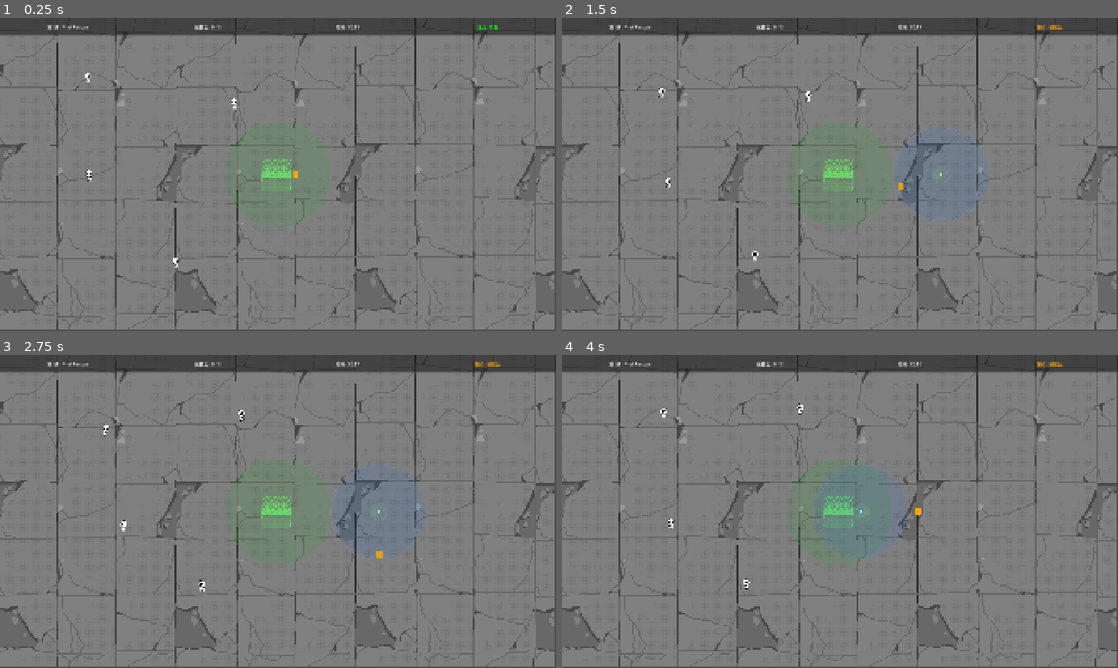
Above: before the commit, frames 1-4 (two rows, left to right).
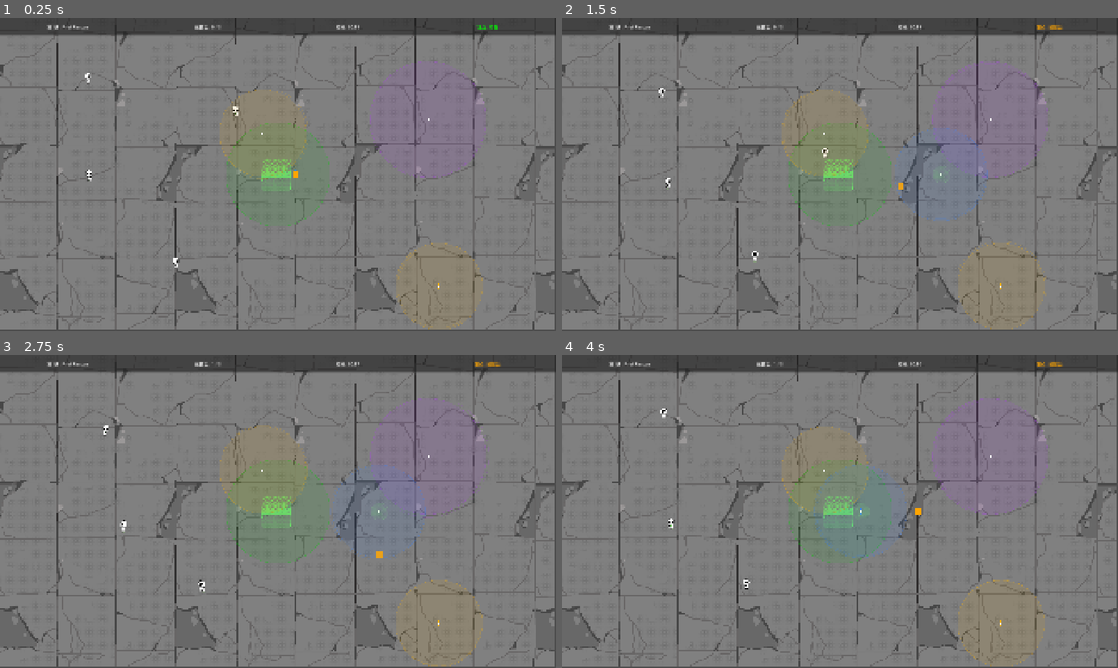
Above: after the commit, the same moments.

Repository: kunk70352-png/Safe-Anchor
Game: Godot game, scene res://src/main/main.tscn
Two runs of this game, one before a commit and one after it. Both use one fixed random seed, a clock stepped at 60 frames per second and the inputs below.
Inputs:
- Up to frame 1 (0.25 s): no input
- Up to frame 2 (1.5 s): hold D (move_right) 0.53-1.28 s; tap Space (charge_throw) at 0.6, 1.35 s; hold S (move_down) from 1.28 s (still down)
- Up to frame 3 (2.75 s): release S (move_down) at 2.03 s; hold D (move_right) from 2.03 s (still down); tap Space (charge_throw) at 2.1 s
- Up to frame 4 (4 s): release D (move_right) at 2.78 s; hold W (move_up) 2.78-3.53 s; tap Space (charge_throw) at 2.85, 3.6 s; hold A (move_left) from 3.53 s (still down)

The runs differ from the first frame. In frame 1, 0.3% of the frame differs, in the area x 39-88%, y 13-100%; in frame 2, 0.4%; in frame 3, 0.3%; in frame 4, 0.4%.

Commit message:
新增加速锚点和范围锚点，地图随机生成

Diff:
--- /dev/null
+++ b/resources/new_resource.tres
@@ -0,0 +1,7 @@
+[gd_resource type="Resource" script_class="AnchorData" format=3 uid="uid://cvcnowwtbfxm7"]
+
+[ext_resource type="Script" uid="uid://ccwinpshsmfdo" path="res://resources/anchor_data.gd" id="1_6p7ku"]
+
+[resource]
+script = ExtResource("1_6p7ku")
+metadata/_custom_type_script = "uid://ccwinpshsmfdo"
--- a/src/anchor/anchor.gd
+++ b/src/anchor/anchor.gd
@@ -10,6 +10,7 @@
 	set(value):
 		attraction_radius = value
 		queue_redraw()
+@export var anchor_color: Color = Color(0.2, 0.5, 1.0, 1.0)
 
 var _pulse_time: float = 0.0
 
@@ -31,20 +32,15 @@
 
 
 func _draw() -> void:
-	# 实际范围（与检测半径一致，不随脉冲变化）
-	draw_circle(Vector2.ZERO, attraction_radius, Color(0.0, 0.4, 1.0, 0.10))
-	draw_arc(Vector2.ZERO, attraction_radius, 0, TAU, 64, Color(0.3, 0.6, 1.0, 0.25), 1.5)
+	var c := anchor_color
+	draw_circle(Vector2.ZERO, attraction_radius, Color(c.r, c.g, c.b, 0.10))
+	draw_arc(Vector2.ZERO, attraction_radius, 0, TAU, 64, Color(c.r, c.g, c.b, 0.25), 1.5)
 
-	# 脉冲效果（纯装饰，不影响实际范围）
 	var pulse := 1.0 + sin(_pulse_time * 3.0) * 0.05
 	var glow_r := attraction_radius * pulse
-	draw_arc(Vector2.ZERO, glow_r, _pulse_time * 2.0, _pulse_time * 2.0 + PI, 32, Color(0.5, 0.7, 1.0, 0.15), 2.0)
+	draw_arc(Vector2.ZERO, glow_r, _pulse_time * 2.0, _pulse_time * 2.0 + PI, 32, Color(c.r, c.g, c.b, 0.15), 2.0)
 
-	# 十字标识
 	var cross_size := 10.0
-	var blue := Color(0.2, 0.5, 1.0, 1.0)
-	draw_line(Vector2(-cross_size, 0), Vector2(cross_size, 0), blue, 3.0)
-	draw_line(Vector2(0, -cross_size), Vector2(0, cross_size), blue, 3.0)
-
-	# 中心点
+	draw_line(Vector2(-cross_size, 0), Vector2(cross_size, 0), c, 3.0)
+	draw_line(Vector2(0, -cross_size), Vector2(0, cross_size), c, 3.0)
 	draw_circle(Vector2.ZERO, 4.0, Color.WHITE)
--- /dev/null
+++ b/src/anchor/range_anchor.gd
@@ -0,0 +1,8 @@
+## 范围锚点 — 范围内难民寻路检测距离+60px
+class_name RangeAnchor
+extends Anchor
+
+
+func _ready() -> void:
+	super._ready()
+	anchor_color = Color(0.7, 0.2, 1.0, 1.0)  # 紫色
--- /dev/null
+++ b/src/anchor/range_anchor.tscn
@@ -0,0 +1,7 @@
+[gd_scene format=3 uid="uid://crange1"]
+
+[ext_resource type="Script" path="res://src/anchor/range_anchor.gd" id="1_script"]
+
+[node name="RangeAnchor" type="Node2D" groups=["attraction_sources"]]
+script = ExtResource("1_script")
+attraction_radius = 200.0
--- /dev/null
+++ b/src/anchor/speed_anchor.gd
@@ -0,0 +1,8 @@
+## 加速锚点 — 范围内难民移动速度×1.5
+class_name SpeedAnchor
+extends Anchor
+
+
+func _ready() -> void:
+	super._ready()
+	anchor_color = Color(1.0, 0.7, 0.0, 1.0)  # 黄色
--- /dev/null
+++ b/src/anchor/speed_anchor.tscn
@@ -0,0 +1,7 @@
+[gd_scene format=3 uid="uid://cspeed1"]
+
+[ext_resource type="Script" path="res://src/anchor/speed_anchor.gd" id="1_script"]
+
+[node name="SpeedAnchor" type="Node2D" groups=["attraction_sources"]]
+script = ExtResource("1_script")
+attraction_radius = 150.0
--- a/src/refugee/refugee.gd
+++ b/src/refugee/refugee.gd
@@ -18,16 +18,15 @@
 var _wander_timer: float = 0.0
 var _current_attractor: Node2D = null
 var _speed_mult: float = 1.0
+var _speed_boost: float = 1.0
+var _range_boost: float = 0.0
 
 @onready var navigation_agent: NavigationAgent2D = $NavigationAgent2D
 @onready var sprite: AnimatedSprite2D = $AnimatedSprite2D
 
-var _color: Color = Color.WHITE
-
 
 func _ready() -> void:
 	add_to_group("refugees")
-	_color = Color.from_hsv(randf(), 0.7, 0.9)
 	navigation_agent.path_desired_distance = 8.0
 	navigation_agent.target_desired_distance = 8.0
 	navigation_agent.avoidance_enabled = false
@@ -45,6 +44,7 @@
 	_update_state()
 	_process_movement()
 	_update_animation()
+	_apply_anchor_effects()
 
 
 func _update_state() -> void:
@@ -61,13 +61,11 @@
 		_navigate_to(best)
 		return
 
-	# 是锚点 — 检查是否与安全屋范围重叠
 	var sh := _get_safe_house_node()
 	if sh:
 		var anchor_r: float = float(best.get("attraction_radius"))
 		var sh_r := _get_safe_house_radius()
 		if best.global_position.distance_to(sh.global_position) <= anchor_r + sh_r:
-			# 锚点范围与安全屋重叠 → 直接去安全屋
 			_navigate_to(sh)
 			return
 
@@ -112,7 +110,7 @@
 		if not is_instance_valid(source):
 			continue
 		var dist_to_me := global_position.distance_to(source.global_position)
-		var radius: float = float(source.get("attraction_radius"))
+		var radius: float = float(source.get("attraction_radius")) + _range_boost
 		if dist_to_me > radius:
 			continue
 		if source is SafeHouse:
@@ -125,6 +123,24 @@
 	return best
 
 
+func _apply_anchor_effects() -> void:
+	_speed_boost = 1.0
+	_range_boost = 0.0
+	var world := get_tree().get_first_node_in_group("world") as Node2D
+	if world == null or not world.has_method("get_attraction_sources"):
+		return
+	for source in world.get_attraction_sources():
+		if not is_instance_valid(source):
+			continue
+		var dist := global_position.distance_to(source.global_position)
+		var radius: float = float(source.get("attraction_radius"))
+		if dist <= radius:
+			if source is SpeedAnchor:
+				_speed_boost = maxf(_speed_boost, 1.5)
+			if source is RangeAnchor:
+				_range_boost = maxf(_range_boost, 60.0)
+
+
 func _get_safe_house_pos() -> Vector2:
 	var world := get_tree().get_first_node_in_group("world") as Node2D
 	if world and world.has_method("get_safe_house_position"):
@@ -151,7 +167,7 @@
 		return
 	var next_pos := navigation_agent.get_next_path_position()
 	var speed := seek_speed if state == State.SEEKING else wander_speed
-	velocity = global_position.direction_to(next_pos) * speed * _speed_mult
+	velocity = global_position.direction_to(next_pos) * speed * _speed_mult * _speed_boost
 	move_and_slide()
 
 
@@ -160,11 +176,16 @@
 		return
 	var moving := velocity.length() > 10.0
 	if not moving:
-		sprite.play("idle") if sprite.sprite_frames.has_animation("idle") else sprite.stop()
+		if sprite.sprite_frames and sprite.sprite_frames.has_animation("idle"):
+			sprite.play("idle")
+		else:
+			sprite.stop()
 	elif state == State.SEEKING:
-		sprite.play("run") if sprite.sprite_frames.has_animation("run") else sprite.play("default")
-	else:
-		sprite.play("walk") if sprite.sprite_frames.has_animation("walk") else sprite.play("default")
+		if sprite.sprite_frames and sprite.sprite_frames.has_animation("run"):
+			sprite.play("run")
+	elif sprite.sprite_frames:
+		if sprite.sprite_frames.has_animation("walk"):
+			sprite.play("walk")
 	if absf(velocity.x) > 10.0:
 		sprite.flip_h = velocity.x < 0
 
--- a/src/world/world.gd
+++ b/src/world/world.gd
@@ -4,6 +4,11 @@
 
 # ---- 预加载场景 ----
 const REFUGEE_SCENE := preload("res://src/refugee/refugee.tscn")
+const SPEED_ANCHOR_SCENE := preload("res://src/anchor/speed_anchor.tscn")
+const RANGE_ANCHOR_SCENE := preload("res://src/anchor/range_anchor.tscn")
+
+@export var speed_anchor_count: int = 2
+@export var range_anchor_count: int = 1
 
 # ---- 节点引用 ----
 @onready var navigation_region: NavigationRegion2D = $NavigationRegion2D
@@ -43,6 +48,7 @@
 		player.anchor_data.attraction_radius = level_data.anchor_attraction_radius
 
 	_setup_navigation()
+	_spawn_random_anchors()
 	_spawn_refugees_deferred.call_deferred(level_data)
 
 	GameManager.start_level(level_data)
@@ -104,6 +110,19 @@
 	navigation_region.navigation_polygon = nav_poly
 
 
+# ---- 随机锚点 ----
+
+func _spawn_random_anchors() -> void:
+	for i in range(speed_anchor_count):
+		var anchor := SPEED_ANCHOR_SCENE.instantiate()
+		anchor.global_position = Vector2(randf_range(150, 1770), randf_range(150, 930))
+		anchors_container.add_child(anchor)
+	for i in range(range_anchor_count):
+		var anchor := RANGE_ANCHOR_SCENE.instantiate()
+		anchor.global_position = Vector2(randf_range(150, 1770), randf_range(150, 930))
+		anchors_container.add_child(anchor)
+
+
 # ---- 清理 ----
 
 func _clear_containers() -> void:
Not shown, added: src/anchor/range_anchor.gd.uid
Not shown, added: src/anchor/speed_anchor.gd.uid
